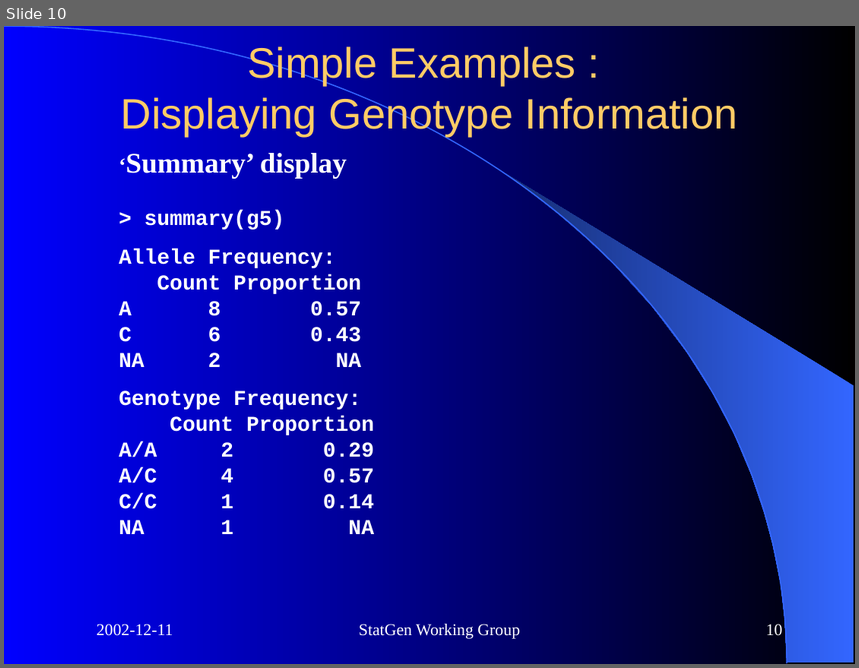
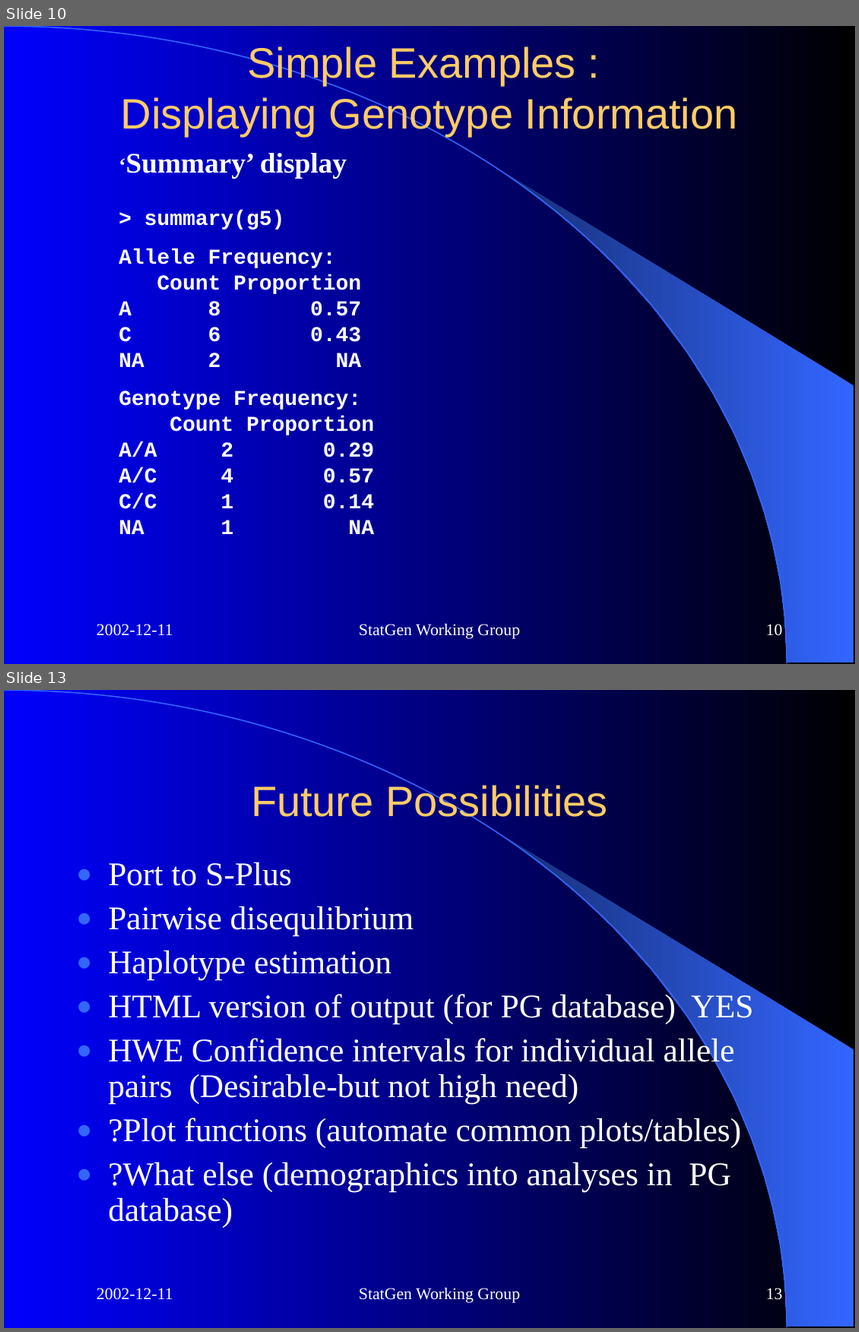
Before and after one commit to cran/genetics, a slide deck: inst/doc/StatGen.ppt. Shown one above the other, each under a label of ours: slide 10 before the commit, slides 10 and 13 after it; the slides between them are not shown. The pictures are 859x668 and 859x1332 pixels, drawn with LibreOffice and Linux fonts; fonts in the diff are those of the drawing. Boxes give left, top, right and bottom in pixels: in the first picture for what was removed or moved away, otherwise in the second. Text is boxed around its words. In the diff, an @@ line names an element or a change of style, - is before the commit and + after.

```diff
--- a/inst/doc/StatGen.ppt
+++ b/inst/doc/StatGen.ppt
@@ slide 13 added at (x1=4, y1=690, x2=855, y2=1328), background gradient #000000 to #0000FF; not listed: 2 template elements that a slide beside it also shows @@
@@ title added at (x1=251, y1=783, x2=607, y2=824), 36 pt, text #FFCC66 @@
+Future Possibilities
@@ text added at (x1=108, y1=862, x2=753, y2=1228), 28 pt, text #FFFFFF @@
+● Port to S-Plus
+● Pairwise disequlibrium
+● Haplotype estimation
+● HTML version of output (for PG database) YES
+● HWE Confidence intervals for individual allele pairs (Desirable-but not high need)
+● ?Plot functions (automate common plots/tables)
+● ?What else (demographics into analyses in PG database)
@@ text added at (x1=97, y1=1288, x2=173, y2=1300), 14 pt, text #FFFFFF @@
+2002-12-11
@@ text added at (x1=359, y1=1288, x2=520, y2=1303), 14 pt, text #FFFFFF @@
+StatGen Working Group
@@ page number added at (x1=766, y1=1288, x2=783, y2=1300), 14 pt, text #FFFFFF @@
+13
```
Also in this commit, not shown: 2 slides changed, 13 other files.
